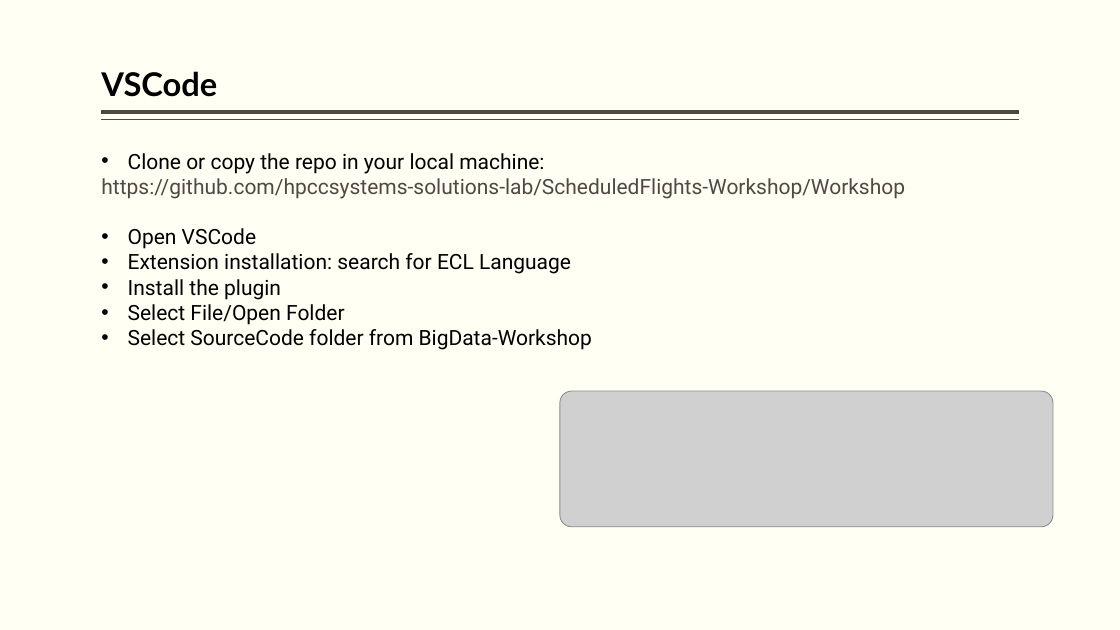
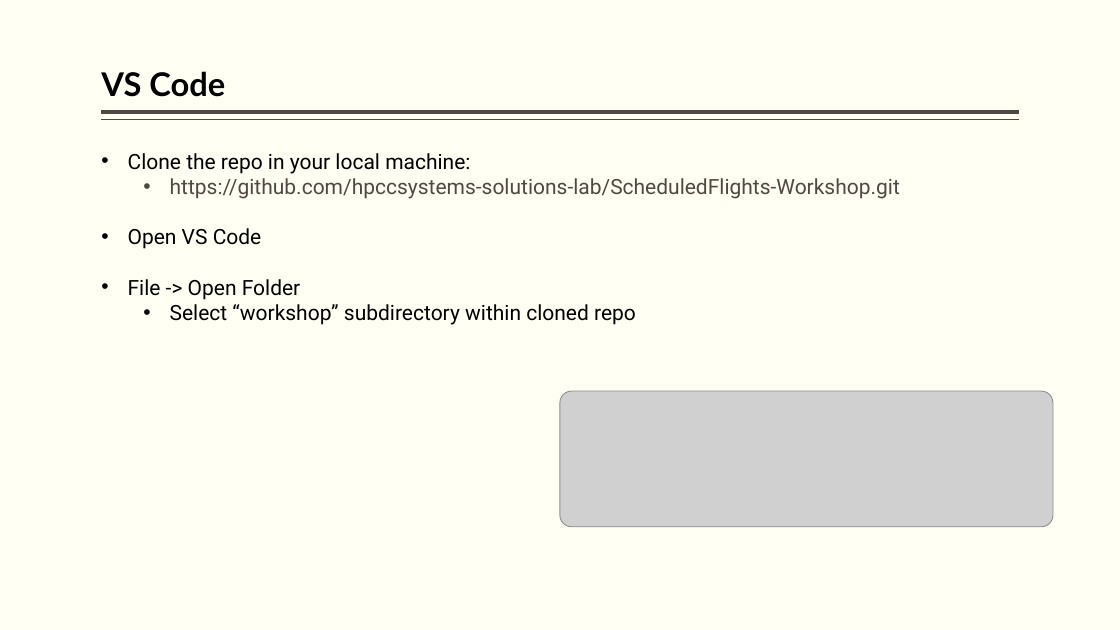
Before and after one commit to hpccsystems-solutions-lab/ScheduledFlights-Workshop, a slide deck: slide 29 of BigData-ECL.pptx. Drawn at 1120x630 pixels with LibreOffice and Linux fonts; fonts in the diff are those of the drawing; grey boxes stand for pictures. Boxes give left, top, right and bottom in pixels: in the first picture for what was removed or moved away, otherwise in the second. Text is boxed around its words. In the diff, an @@ line names an element or a change of style, - is before the commit and + after.

Commit message:
VS Code install changes; minor typos

```diff
--- a/BigData-ECL.pptx
+++ b/BigData-ECL.pptx
@@ title at <box>101,71,225,97</box>: spaces changed @@
-VSCode
+VS Code
@@ text at <box>128,153,900,325</box>: text changed @@
-• Clone or copy the repo in your local machine:
-https://github.com/hpccsystems-solutions-lab/ScheduledFlights-Workshop/Workshop
-• Open VSCode
-• Extension installation: search for ECL Language
-• Install the plugin
-• Select File/Open Folder
-• Select SourceCode folder from BigData-Workshop
+• Clone the repo in your local machine:
+  • https://github.com/hpccsystems-solutions-lab/ScheduledFlights-Workshop.git
+• Open VS Code
+• File -> Open Folder
+  • Select “workshop” subdirectory within cloned repo
```
Also in this commit, not shown: 8 other slides changed.
